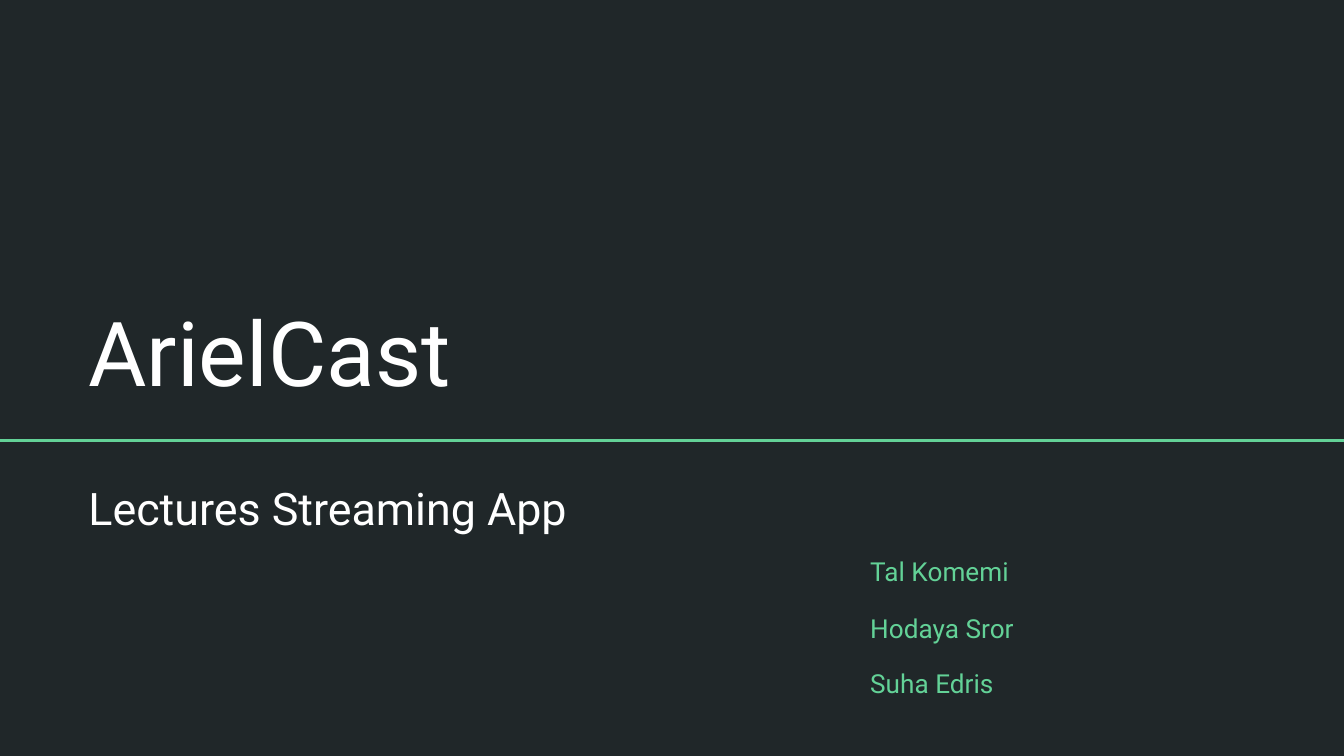
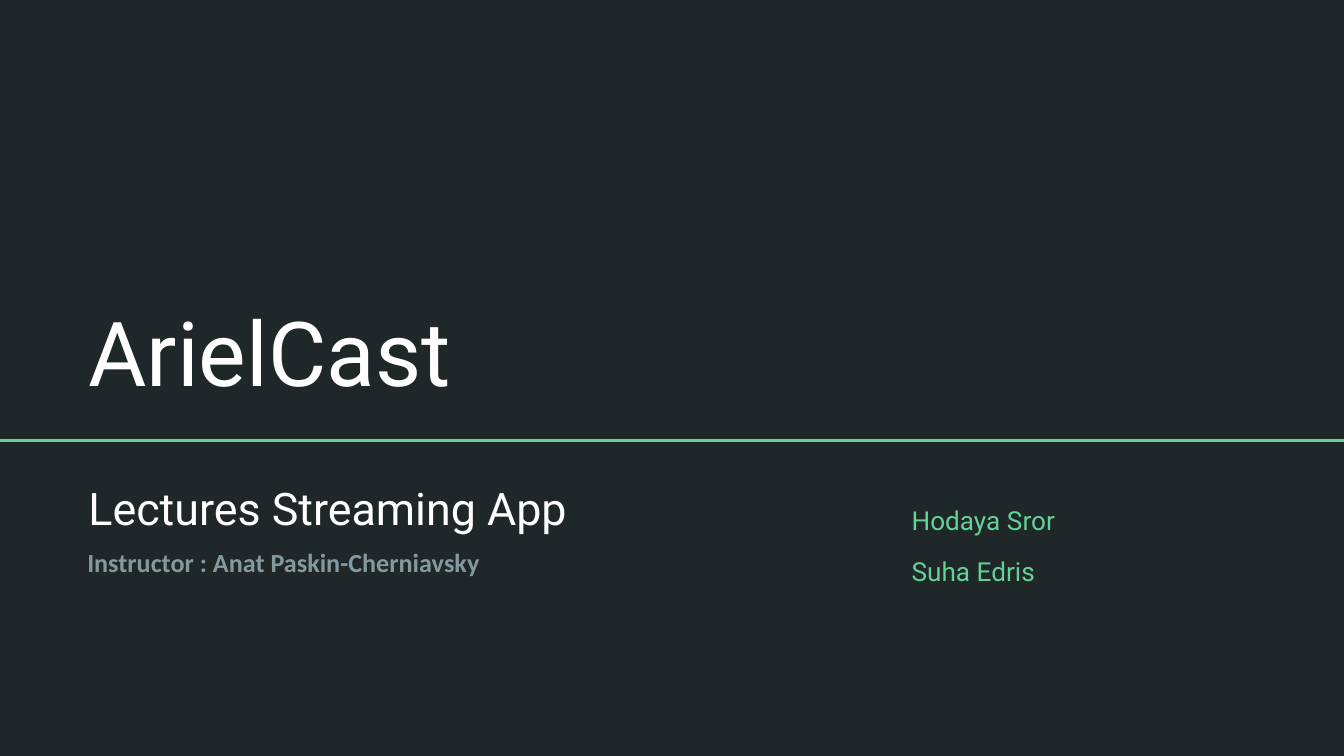
Before and after one commit to hodayasr/ArielCast_AndroidApplication, a slide deck: slide 1 of ArielCast.pptx. Drawn at 1344x756 pixels with LibreOffice and Linux fonts; fonts in the diff are those of the drawing. Boxes give left, top, right and bottom in pixels: in the first picture for what was removed or moved away, otherwise in the second. Text is boxed around its words. In the diff, an @@ line names an element or a change of style, - is before the commit and + after.

```diff
--- a/ArielCast.pptx
+++ b/ArielCast.pptx
@@ text "Hodaya Sror": place and size @@
-text "Hodaya Sror" at [870,618,1014,644]
+text "Hodaya Sror" at [912,510,1055,536]
@@ text added at [87,554,480,576], 14 pt, text #84999F, bold @@
+Instructor : Anat Paskin-Cherniavsky
@@ text removed at [870,561,1008,581] @@
-Tal Komemi
@@ text "Suha Edris": place and size @@
-text "Suha Edris" at [870,673,993,693]
+text "Suha Edris" at [912,561,1035,581]
```
Also in this commit, not shown: 1 other slide changed.
